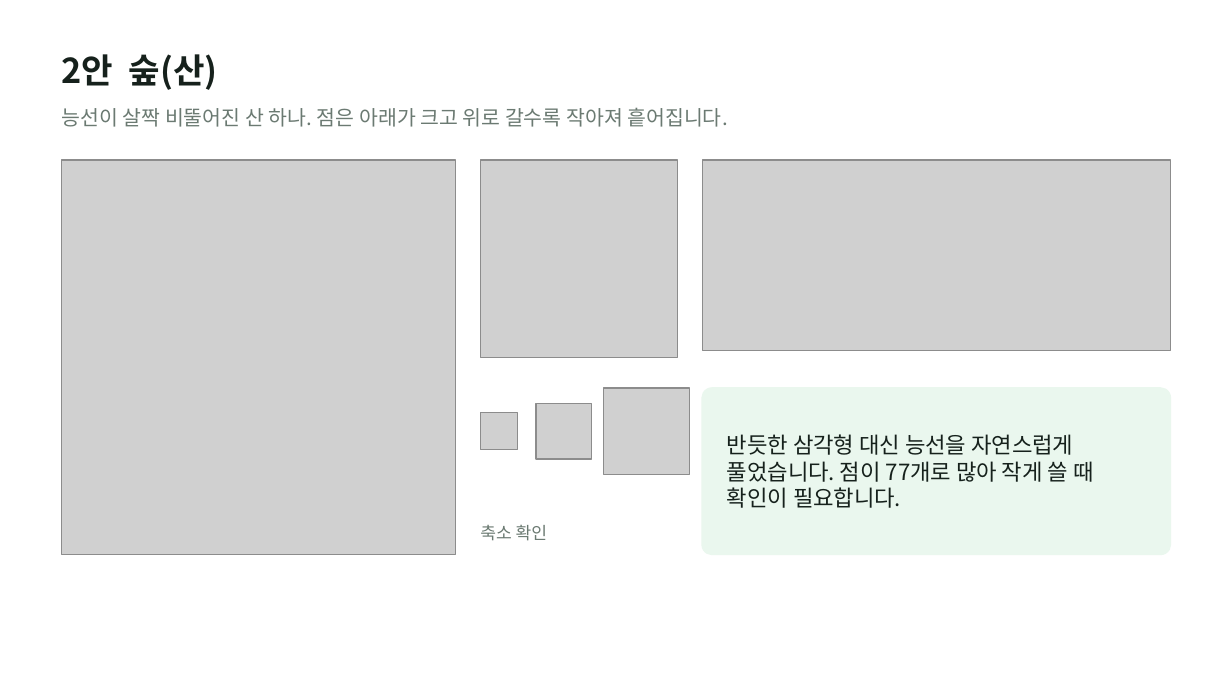
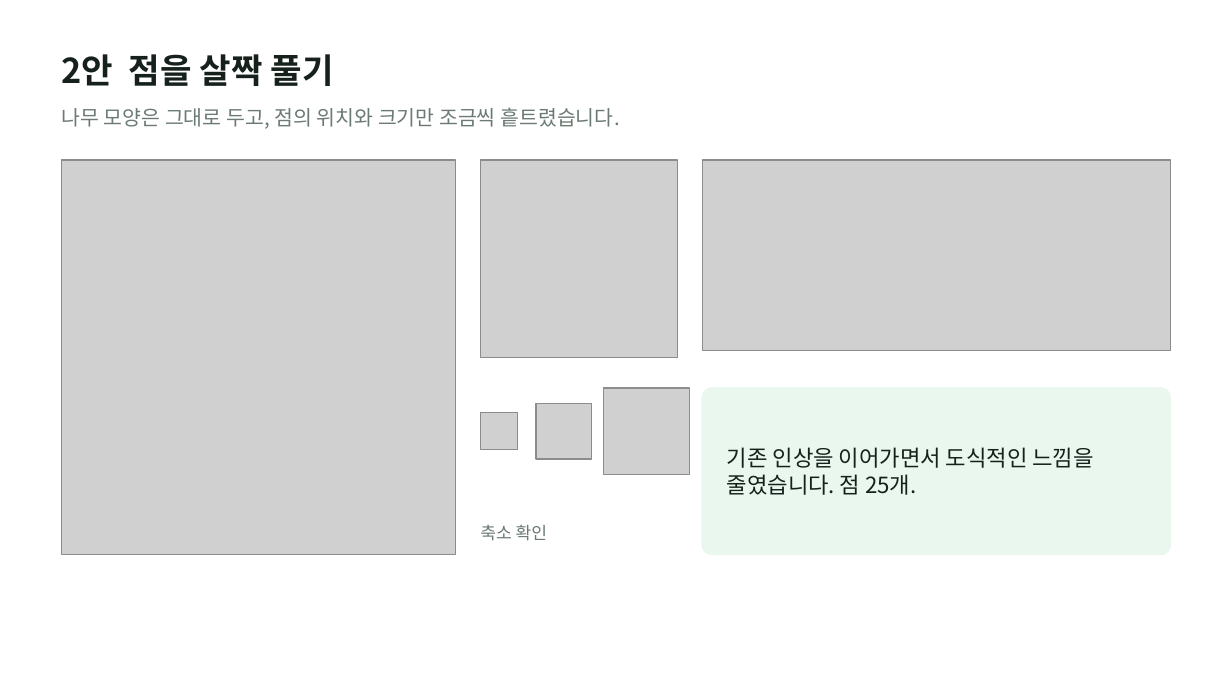
Before and after one commit to otterlee0208/otterlee, a slide deck: slide 5 of bi/zambia-variations-v3/plant-zambia-bi-variations-v3.pptx. Drawn at 1232x693 pixels with LibreOffice and Linux fonts; fonts in the diff are those of the drawing; grey boxes stand for pictures. Boxes give left, top, right and bottom in pixels: in the first picture for what was removed or moved away, otherwise in the second. Text is boxed around its words. In the diff, an @@ line names an element or a change of style, - is before the commit and + after.

```diff
--- a/bi/zambia-variations-v3/plant-zambia-bi-variations-v3.pptx
+++ b/bi/zambia-variations-v3/plant-zambia-bi-variations-v3.pptx
@@ text at (x1=62, y1=54, x2=334, y2=86): text changed @@
-2안 숲(산)
+2안 점을 살짝 풀기
@@ text at (x1=62, y1=107, x2=619, y2=129): text changed @@
-능선이 살짝 비뚤어진 산 하나. 점은 아래가 크고 위로 갈수록 작아져 흩어집니다.
+나무 모양은 그대로 두고, 점의 위치와 크기만 조금씩 흩트렸습니다.
@@ text at (x1=727, y1=447, x2=1094, y2=495): text changed @@
-반듯한 삼각형 대신 능선을 자연스럽게 풀었습니다. 점이 77개로 많아 작게 쓸 때 확인이 필요합니다.
+기존 인상을 이어가면서 도식적인 느낌을 줄였습니다. 점 25개.
```
Also in this commit, not shown: 4 other slides changed, 1 slide added, 2 slides removed, 26 other files.
